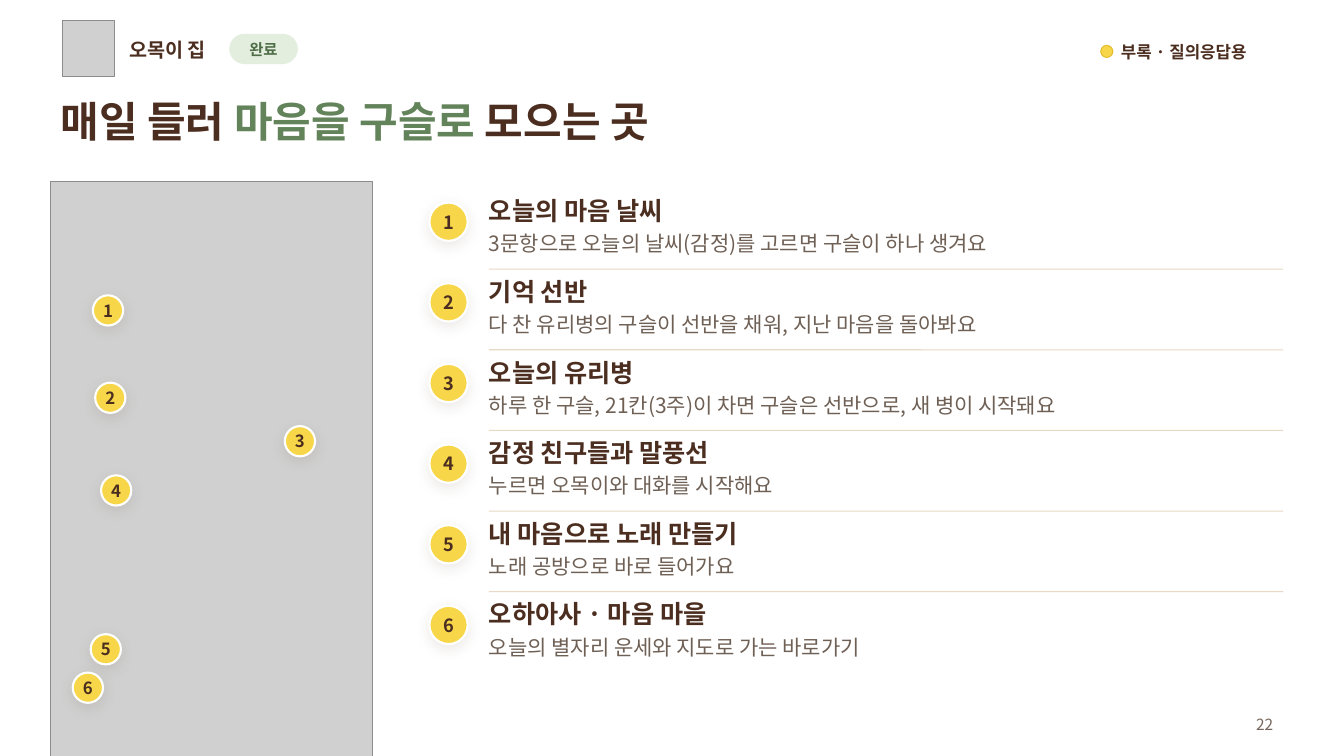
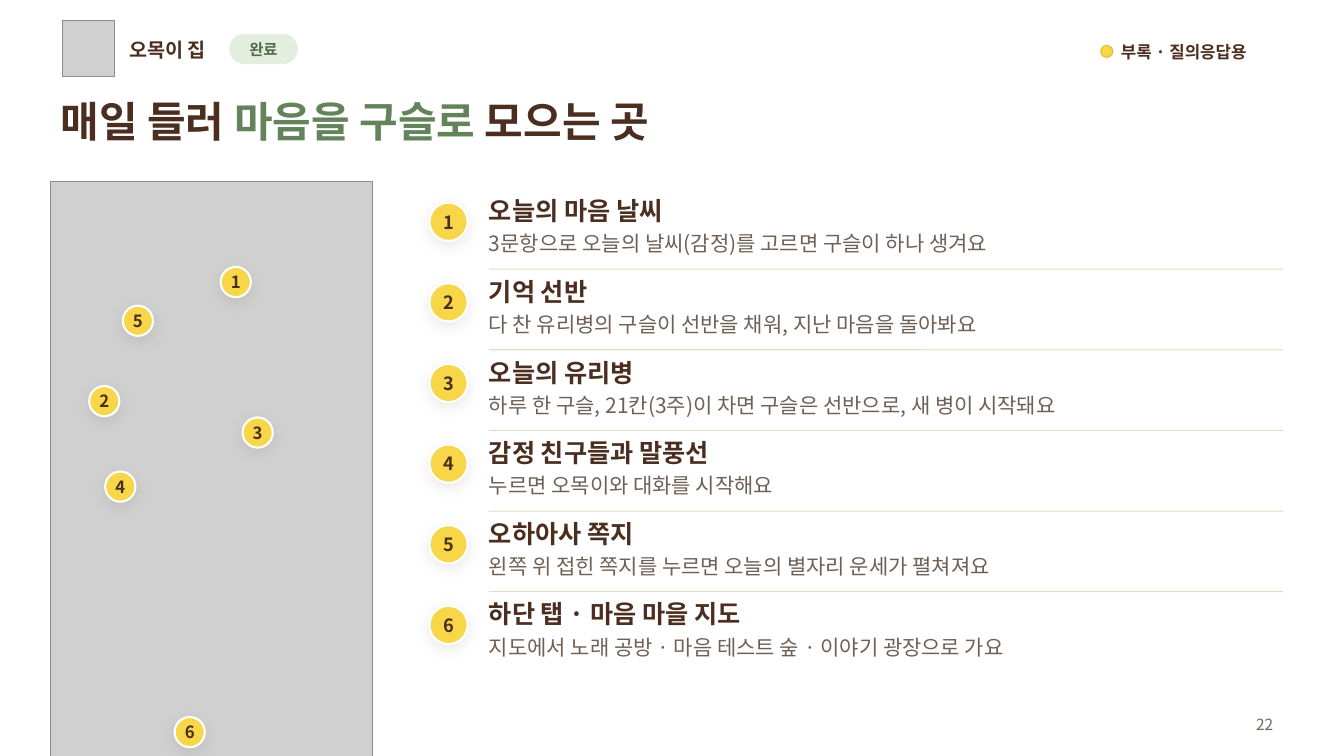
Before and after one commit to Auto-hyun/2026-2-OSSProj-Warmplus-05, a slide deck: slide 22 of doc/2_2_OSSProj_5_웜플러스_중간발표자료.pptx. Drawn at 1344x756 pixels with LibreOffice and Linux fonts; fonts in the diff are those of the drawing; grey boxes stand for pictures; background and template pictures are left out. Boxes give left, top, right and bottom in pixels: in the first picture for what was removed or moved away, otherwise in the second. Text is boxed around its words. In the diff, an @@ line names an element or a change of style, - is before the commit and + after.

Commit message:
중간발표자료 홈 화면 목업을 PR #5 개편 화면으로 교체, 사라진 버튼 설명 수정

```diff
--- a/doc/2_2_OSSProj_5_웜플러스_중간발표자료.pptx
+++ b/doc/2_2_OSSProj_5_웜플러스_중간발표자료.pptx
@@ ellipse "1": place and size @@
-ellipse "1" at [93, 295, 123, 326]
+ellipse "1" at [221, 267, 251, 297]
@@ ellipse "5": place and size @@
-ellipse "5" at [91, 634, 121, 664]
+ellipse "5" at [123, 306, 153, 336]
@@ ellipse "2": place and size @@
-ellipse "2" at [95, 383, 125, 413]
+ellipse "2" at [89, 386, 119, 416]
@@ ellipse "3": place and size @@
-ellipse "3" at [285, 426, 316, 457]
+ellipse "3" at [243, 417, 273, 448]
@@ ellipse "4": place and size @@
-ellipse "4" at [101, 476, 131, 506]
+ellipse "4" at [105, 472, 135, 502]
@@ text at [489, 522, 633, 546]: text changed @@
-내 마음으로 노래 만들기
+오하아사 쪽지
@@ text at [489, 556, 990, 576]: text changed @@
-노래 공방으로 바로 들어가요
+왼쪽 위 접힌 쪽지를 누르면 오늘의 별자리 운세가 펼쳐져요
@@ text at [489, 602, 741, 626]: text changed @@
-오하아사 · 마음 마을
+하단 탭 · 마음 마을 지도
@@ text at [489, 637, 1004, 657]: text changed @@
-오늘의 별자리 운세와 지도로 가는 바로가기
+지도에서 노래 공방 · 마음 테스트 숲 · 이야기 광장으로 가요
@@ ellipse "6": place and size @@
-ellipse "6" at [73, 673, 103, 703]
+ellipse "6" at [174, 717, 205, 747]
```
Also in this commit, not shown: 2 other slides changed.
